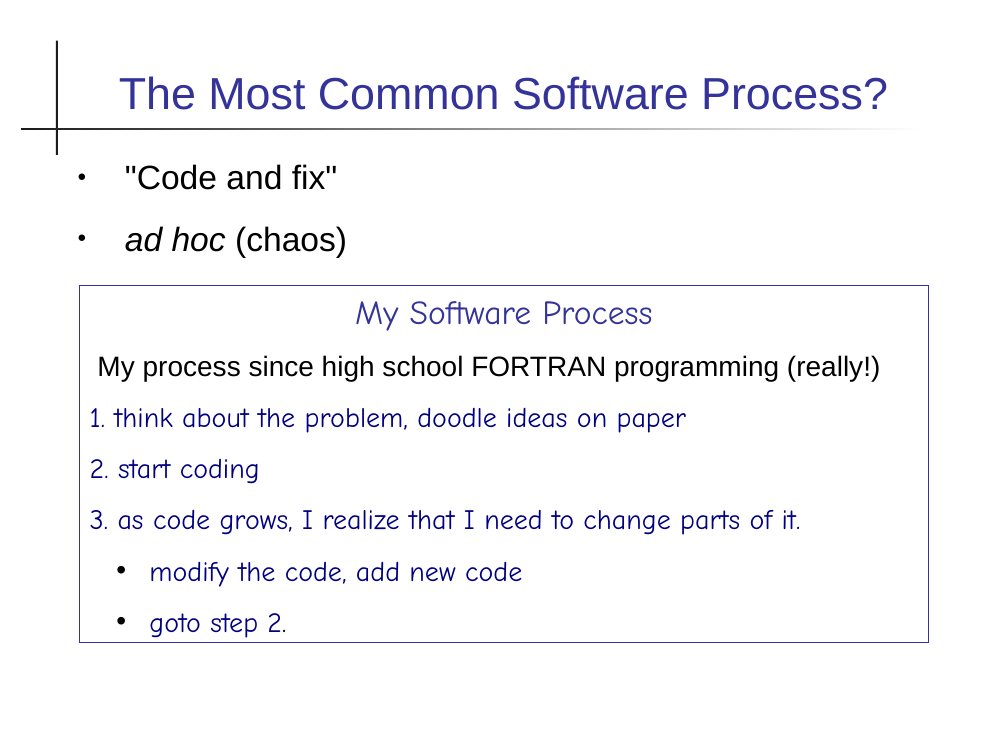
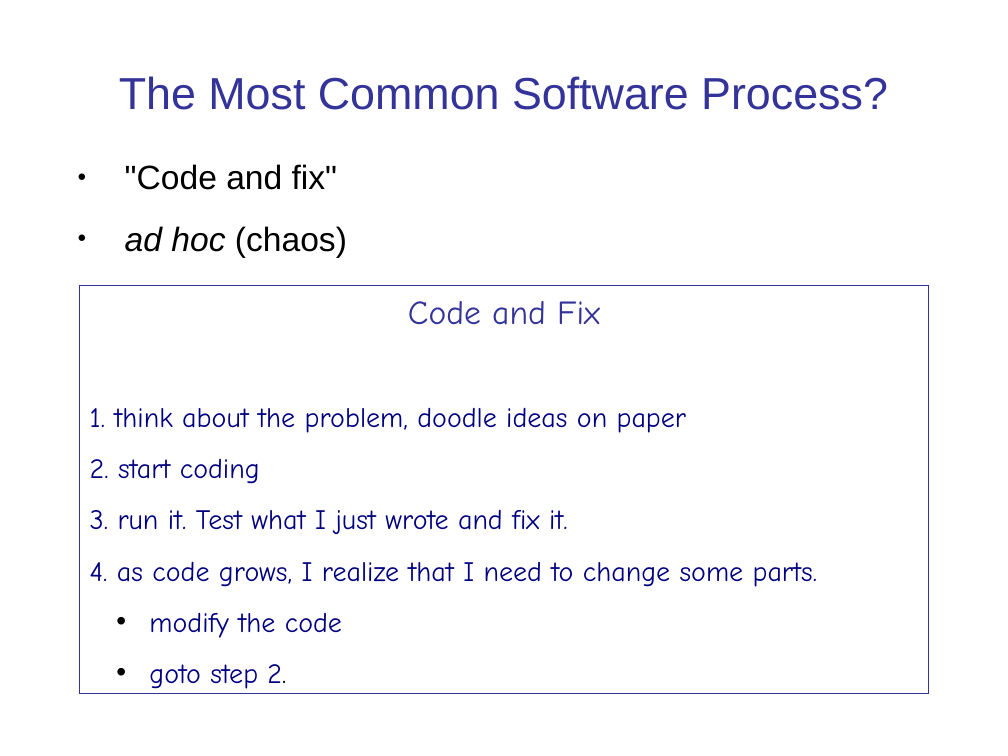
Before and after one commit to cpske/ISP, a slide deck: slide 2 of intro/Introduction-software-process.ppt. Drawn at 1008x756 pixels with LibreOffice and Linux fonts; fonts in the diff are those of the drawing. Boxes give left, top, right and bottom in pixels: in the first picture for what was removed or moved away, otherwise in the second. Text is boxed around its words. In the diff, an @@ line names an element or a change of style, - is before the commit and + after.

```diff
--- a/intro/Introduction-software-process.ppt
+++ b/intro/Introduction-software-process.ppt
@@ rectangle removed at (56,40,58,155) @@
@@ rectangle removed at (21,128,926,130) @@
@@ rectangle "Code and Fix": place and size @@
-rectangle "Code and Fix" at (80,285,928,643)
+rectangle "Code and Fix" at (80,285,928,694)
@@ text in rectangle at (408,301,600,325): text changed; size 20 to 24 pt; font Arial to Comic Neue; text colour #000000 to #333399 @@
-My Software Process
-My process since high school FORTRAN programming (really!)
+Code and Fix
@@ text in rectangle at (90,510,817,638): text changed @@
-3. as code grows, I realize that I need to change parts of it.
-  • modify the code, add new code
+3. run it. Test what I just wrote and fix it.
+4. as code grows, I realize that I need to change some parts.
+  • modify the code
```
Also in this commit, not shown: 32 other slides changed, 6 slides added, 4 slides removed, 3 other files.
